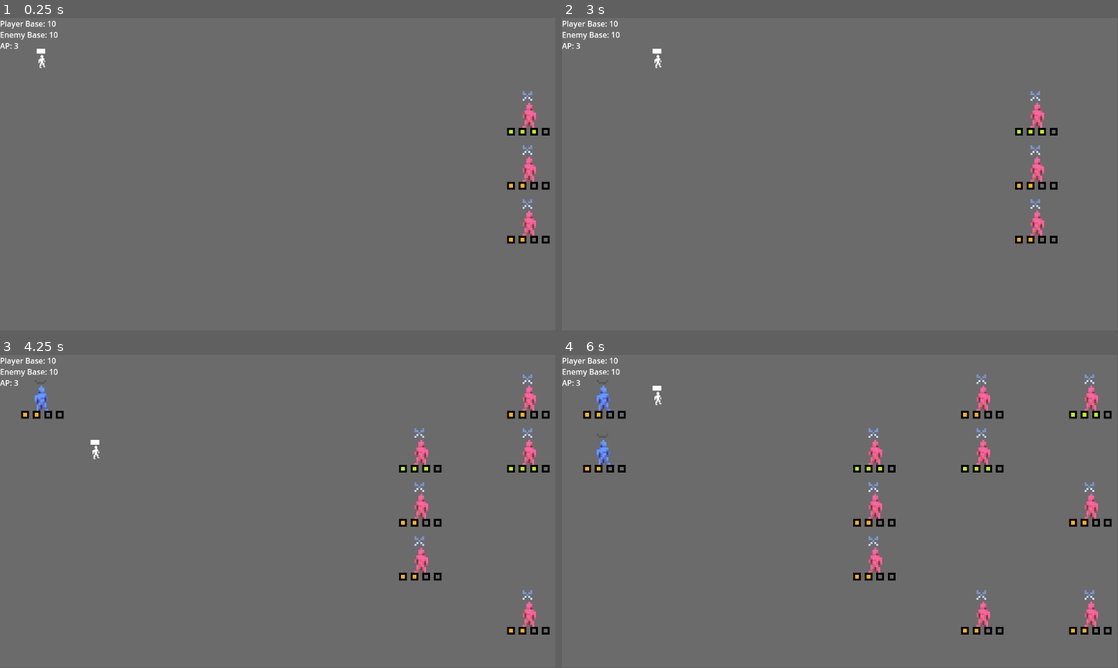
Above: before the commit, frames 1-4 (two rows, left to right).
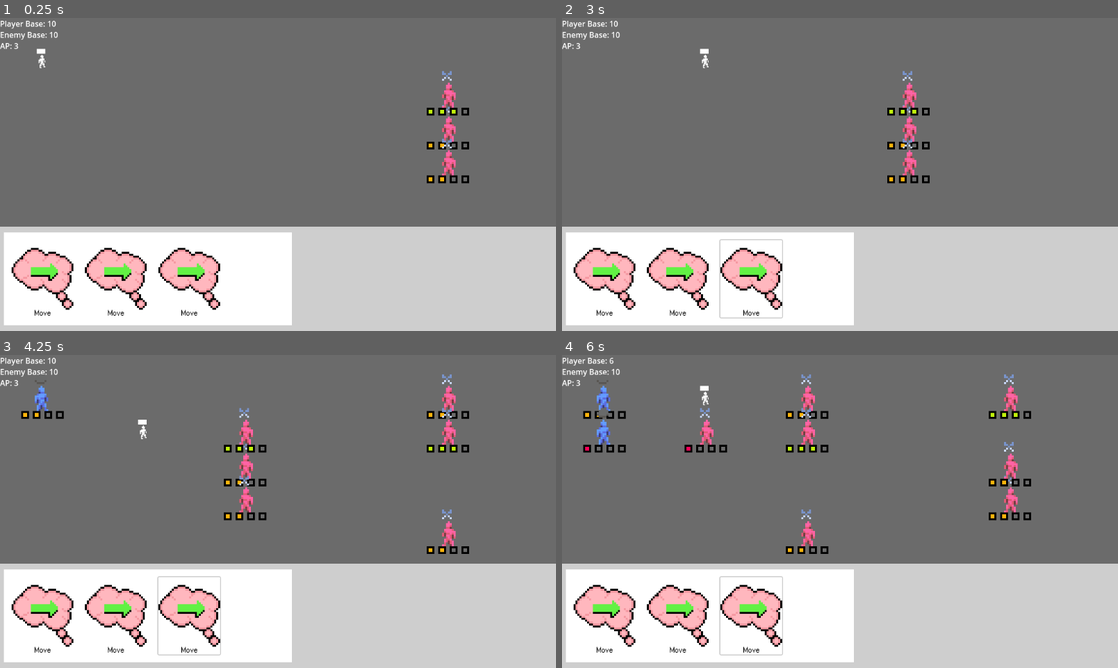
Above: after the commit, the same moments.

Repository: Jusbusy/game-off-2025
Game: Godot game, scene res://Scenes/game.tscn
The game is run twice, just before and just after one commit, with the same random seed, the same clock (stepped at 60 frames per second) and the same inputs.
Inputs (mouse positions are in pixels of both pictures, inside the frame that each line leads up to):
- Up to frame 1 (0.25 s): no input
- Up to frame 2 (3 s): click (606, 277) at 0.5 s, where only the run after the commit has a clickable "Move"; click (678, 277) at 1.25 s, where only the run after the commit has a clickable "Move"; click (751, 277) at 2 s, where only the run after the commit has a clickable "Move"; tap Enter (end_turn) at 2.75 s; move the mouse to (962, 158) at 2.77 s; hold D (move_right) from 2.78 s (still down); click (962, 158) at 2.85 s
- Up to frame 3 (4.25 s): tap Space (order_summon) at 3.5 s; move the mouse to (166, 527) at 3.52 s; release D (move_right) at 3.53 s; hold S (move_down) from 3.53 s (still down); tap Enter (end_turn) at 3.6 s; click (166, 527) at 3.8 s
- Up to frame 4 (6 s): tap Enter (end_turn) at 4.25, 5.75 s; move the mouse to (895, 442) at 4.27 s; release S (move_down) at 4.28 s; hold D (move_right) 4.28-5.03 s; tap Space (order_summon) at 4.35, 5 s; click (895, 442) at 4.55 s; move the mouse to (812, 574) at 5.02 s; hold W (move_up) 5.03-5.78 s; click (812, 574) at 5.1 s; move the mouse to (1006, 558) at 5.77 s; hold A (move_left) from 5.78 s (still down); tap 1 (select_card_1) at 5.85 s
In our replay, the window is 799x449 before the commit and 800x450 after it. These sizes can differ from the game's own. Grey fills any space a smaller window leaves; there, only what the larger window draws over its background counts as a difference.

The runs differ from the first frame. In frame 1, 35% of the frame differs, in the area x 0-100%, y 0-100%; in frame 2, 35%; in frame 3, 36%; in frame 4, 38%.

Commit message:
Added logic for card UI
Card system now uses the card UI and will properly update what cards are shown based on the current hand.

Diff:
--- a/Card Scripts/card.gd
+++ b/Card Scripts/card.gd
@@ -4,6 +4,17 @@
 # card data: object, desc, cost
 # selections
 # handle effect when played
+
+var icon:
+	get:
+		return get_icon()
+func get_icon():
+	return null
+var name: String:
+	get:
+		return get_name()
+func get_name() -> String:
+	return ""
 
 var cost: int:
 	get:
--- a/Card Scripts/card_move.gd
+++ b/Card Scripts/card_move.gd
@@ -1,4 +1,9 @@
 class_name CardMove extends Card
+
+func get_icon():
+	return load("res://UI/Icons/Card_Move.png")
+func get_name():
+	return "Move"
 
 func get_cost():
 	return 1
--- a/Scenes/game.tscn
+++ b/Scenes/game.tscn
@@ -1,6 +1,7 @@
-[gd_scene load_steps=2 format=3 uid="uid://bl34fs123yp3"]
+[gd_scene load_steps=3 format=3 uid="uid://bl34fs123yp3"]
 
 [ext_resource type="PackedScene" uid="uid://d0gtwpl0brl74" path="res://player.tscn" id="2_qxrlw"]
+[ext_resource type="PackedScene" uid="uid://bjie4tlcbrgxb" path="res://UI/game_ui.tscn" id="2_wrm1d"]
 
 [node name="Game" type="Node2D"]
 
@@ -19,6 +20,8 @@
 grow_vertical = 2
 color = Color(0.41981313, 0.41981313, 0.4198131, 1)
 
+[node name="GameUI" parent="CanvasLayer" instance=ExtResource("2_wrm1d")]
+
 [node name="PlayerBaseHealthLabel" type="Label" parent="."]
 offset_right = 40.0
 offset_bottom = 23.0
--- a/UI/CardButton.tscn
+++ b/UI/CardButton.tscn
@@ -1,6 +1,6 @@
 [gd_scene load_steps=5 format=3 uid="uid://cihnt244oywvg"]
 
-[ext_resource type="Texture2D" uid="uid://crwwmge8ygqwc" path="res://UI/Icons/32x32_Card_Divide.png" id="1_axw4u"]
+[ext_resource type="Texture2D" uid="uid://crwwmge8ygqwc" path="res://UI/Icons/Card_Divide.png" id="1_axw4u"]
 [ext_resource type="FontFile" uid="uid://jw8k7mo7i83q" path="res://UI/W95FA.otf" id="2_bgnkh"]
 
 [sub_resource type="StyleBoxFlat" id="StyleBoxFlat_kfjql"]
@@ -17,7 +17,7 @@
 icon_alignment = 1
 expand_icon = true
 
-[node name="Label" type="Label" parent="."]
+[node name="NameLabel" type="Label" parent="."]
 layout_mode = 1
 anchors_preset = 12
 anchor_top = 1.0
--- a/UI/game_ui.tscn
+++ b/UI/game_ui.tscn
@@ -1,6 +1,4 @@
-[gd_scene load_steps=4 format=3 uid="uid://bjie4tlcbrgxb"]
-
-[ext_resource type="PackedScene" uid="uid://cihnt244oywvg" path="res://UI/CardButton.tscn" id="1_mp46i"]
+[gd_scene load_steps=3 format=3 uid="uid://bjie4tlcbrgxb"]
 
 [sub_resource type="StyleBoxFlat" id="StyleBoxFlat_3gijn"]
 bg_color = Color(0.8089983, 0.8089983, 0.8089982, 1)
@@ -39,7 +37,7 @@
 offset_bottom = 187.5
 theme_override_styles/panel = SubResource("StyleBoxFlat_mp46i")
 
-[node name="HBoxContainer" type="HBoxContainer" parent="Panel/Panel"]
+[node name="CardButtonContainer" type="HBoxContainer" parent="Panel/Panel"]
 texture_filter = 1
 layout_mode = 1
 anchors_preset = 15
@@ -48,9 +46,3 @@
 grow_horizontal = 2
 grow_vertical = 2
 theme_override_constants/separation = 24
-
-[node name="Button" parent="Panel/Panel/HBoxContainer" instance=ExtResource("1_mp46i")]
-layout_mode = 2
-
-[node name="Button2" parent="Panel/Panel/HBoxContainer" instance=ExtResource("1_mp46i")]
-layout_mode = 2
--- a/globals.gd
+++ b/globals.gd
@@ -3,6 +3,7 @@
 var rng = RandomNumberGenerator.new()
 
 const unit = preload("res://Scenes/Friendlies/f_melee.tscn")
+const card_button = preload("res://UI/CardButton.tscn")
 
 var player_base_health_label:
 	get:
@@ -25,9 +26,16 @@
 			print("Attempted to access APLabel, but could not find it")
 		return node
 
-const grid_spacing = 112
+var card_button_container:
+	get:
+		var node = get_tree().root.get_node("Game/CanvasLayer/GameUI/Panel/Panel/CardButtonContainer")
+		if !node:
+			print("Attempted to access CardButtonContainer, but could not find it")
+		return node
+
+const grid_spacing = Vector2i(210, 70)
 const grid_origin = Vector2i(88, 88)
-const grid_size = Vector2i(10, 5)
+const grid_size = Vector2i(5, 5)
 
 var grid = []
 
@@ -119,6 +127,7 @@
 
 				if !card.update():
 					hand.remove_at(selected_card)
+					card_button_container.get_child(selected_card).queue_free()
 					selected_card = -1
 
 				return
@@ -202,8 +211,15 @@
 			draw = range(deck.size())
 			draw = draw.filter(func(x): return !hand.has(x))
 			draw.shuffle()
-		hand.append(draw.pop_back())
+		var drawn_card = draw.pop_back()
+		hand.append(drawn_card)
+
+		var card_button_instance = card_button.instantiate()
+		card_button_container.add_child.call_deferred(card_button_instance)
+		card_button_instance.icon = deck[drawn_card].icon
+		card_button_instance.get_node("NameLabel").text = deck[drawn_card].name
+		card_button_instance.pressed.connect(func(): selected_card = card_button_instance.get_index())
 
 func get_mouse_tile():
 	var mouse_pos = get_viewport().get_mouse_position()
-	return Vector2i((mouse_pos - Vector2(grid_origin)) / grid_spacing + Vector2(0.5, 0.5))
+	return Vector2i((mouse_pos - Vector2(grid_origin)) / Vector2(grid_spacing) + Vector2(0.5, 0.5))
--- a/project.godot
+++ b/project.godot
@@ -18,6 +18,10 @@
 [autoload]
 
 Global="*res://globals.gd"
+
+[display]
+
+window/stretch/mode="viewport"
 
 [dotnet]
 
Renamed: UI/Icons/32x32_Card_Divide.png -> UI/Icons/Card_Divide.png
Not shown, changed: UI/Icons/Card_Divide.png.import
Renamed: UI/Icons/32x32_Card_Heal.png -> UI/Icons/Card_Heal.png
Not shown, changed: UI/Icons/Card_Heal.png.import
Renamed: UI/Icons/32x32_Card_Melee.png -> UI/Icons/Card_Melee.png
Not shown, changed: UI/Icons/Card_Melee.png.import
Renamed: UI/Icons/32x32_Card_Move.png -> UI/Icons/Card_Move.png
Not shown, changed: UI/Icons/Card_Move.png.import
